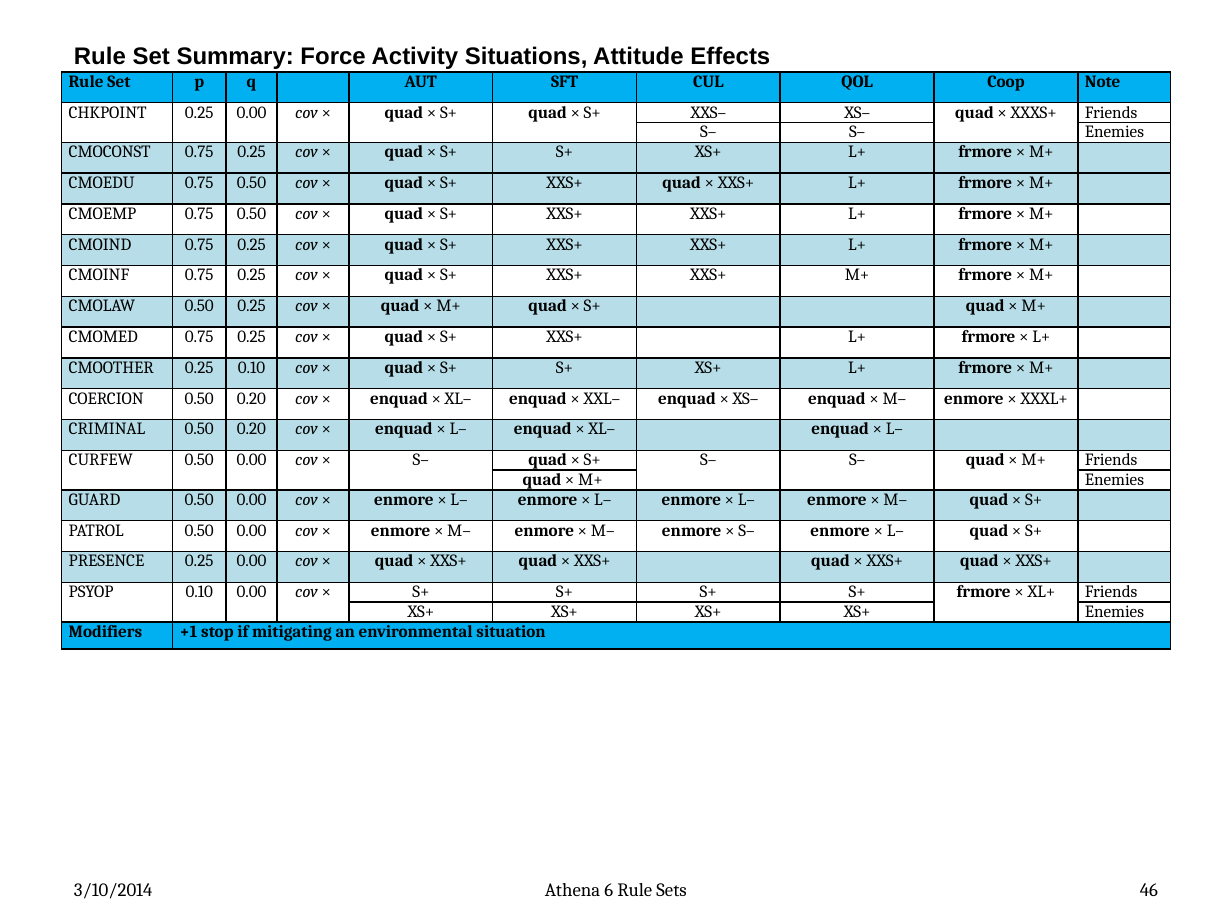
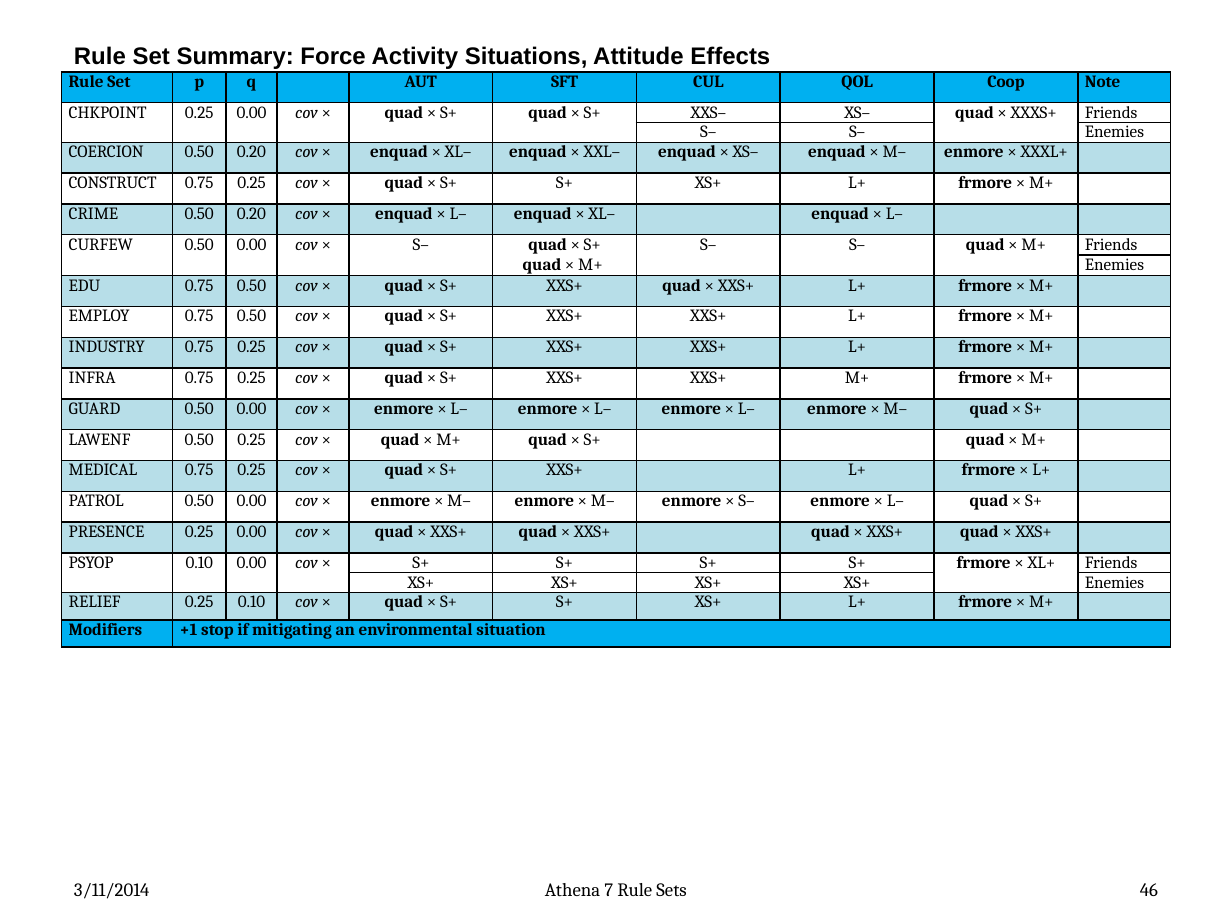
Before and after one commit to AthenaModel/athena-legacy, a slide deck: slide 46 of docs/dev/rules.pptx. Drawn at 1232x924 pixels with LibreOffice and Linux fonts; fonts in the diff are those of the drawing. Boxes give left, top, right and bottom in pixels: in the first picture for what was removed or moved away, otherwise in the second. Text is boxed around its words. In the diff, an @@ line names an element or a change of style, - is before the commit and + after.

Commit message:
Fixed Bug #{4429}
Renamed all of the activity and actsit rule set names according to the
attached memo.  Updated the code, the tests, and the documentation.

```diff
--- a/docs/dev/rules.pptx
+++ b/docs/dev/rules.pptx
@@ table at box(62, 71, 1172, 653) @@
-row 4: CMOCONST | 0.75 | 0.25 | cov × | quad × S+ | S+ | XS+ | L+ | frmore × M+ | 
-row 5: CMOEDU | 0.75 | 0.50 | cov × | quad × S+ | XXS+ | quad × XXS+ | L+ | frmore × M+ | 
-row 6: CMOEMP | 0.75 | 0.50 | cov × | quad × S+ | XXS+ | XXS+ | L+ | frmore × M+ | 
-row 7: CMOIND | 0.75 | 0.25 | cov × | quad × S+ | XXS+ | XXS+ | L+ | frmore × M+ | 
-row 8: CMOINF | 0.75 | 0.25 | cov × | quad × S+ | XXS+ | XXS+ | M+ | frmore × M+ | 
-row 9: CMOLAW | 0.50 | 0.25 | cov × | quad × M+ | quad × S+ |  |  | quad × M+ | 
-row 10: CMOMED | 0.75 | 0.25 | cov × | quad × S+ | XXS+ |  | L+ | frmore × L+ | 
-row 11: CMOOTHER | 0.25 | 0.10 | cov × | quad × S+ | S+ | XS+ | L+ | frmore × M+ | 
-row 13: CRIMINAL | 0.50 | 0.20 | cov × | enquad × L– | enquad × XL– |  | enquad × L– |  | 
+row 5: CONSTRUCT | 0.75 | 0.25 | cov × | quad × S+ | S+ | XS+ | L+ | frmore × M+ | 
+row 6: CRIME | 0.50 | 0.20 | cov × | enquad × L– | enquad × XL– |  | enquad × L– |  | 
-row 15:  |  |  |  |  | quad × M+ |  |  |  | Enemies
+row 8:  |  |  |  |  | quad × M+ |  |  |  | 
+row 9:  |  |  |  |  |  |  |  |  | Enemies
+row 10: EDU | 0.75 | 0.50 | cov × | quad × S+ | XXS+ | quad × XXS+ | L+ | frmore × M+ | 
+row 11: EMPLOY | 0.75 | 0.50 | cov × | quad × S+ | XXS+ | XXS+ | L+ | frmore × M+ | 
+row 12: INDUSTRY | 0.75 | 0.25 | cov × | quad × S+ | XXS+ | XXS+ | L+ | frmore × M+ | 
+row 13: INFRA | 0.75 | 0.25 | cov × | quad × S+ | XXS+ | XXS+ | M+ | frmore × M+ | 
+row 15: LAWENF | 0.50 | 0.25 | cov × | quad × M+ | quad × S+ |  |  | quad × M+ | 
+row 16: MEDICAL | 0.75 | 0.25 | cov × | quad × S+ | XXS+ |  | L+ | frmore × L+ | 
+row 21: RELIEF | 0.25 | 0.10 | cov × | quad × S+ | S+ | XS+ | L+ | frmore × M+ | 
@@ text at box(74, 883, 149, 899): text changed @@
-3/10/2014
+3/11/2014
@@ text at box(545, 883, 686, 896): text changed @@
-Athena 6 Rule Sets
+Athena 7 Rule Sets
```
Also in this commit, not shown: 72 other slides changed, 16 other files.
